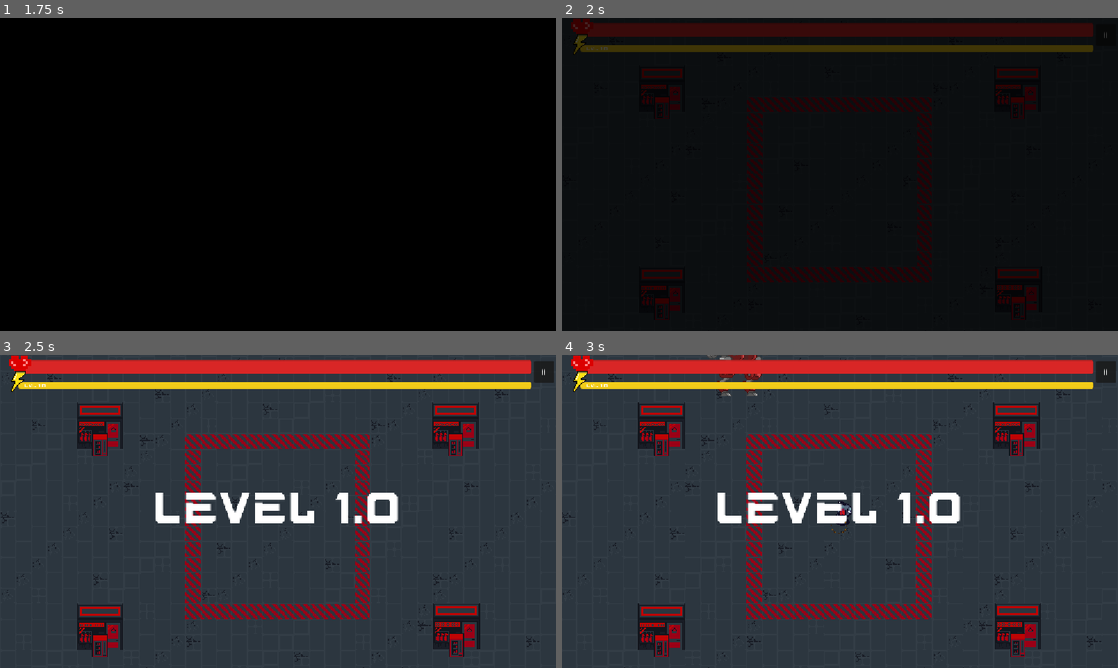
Above: before the commit, frames 1-4 (two rows, left to right).
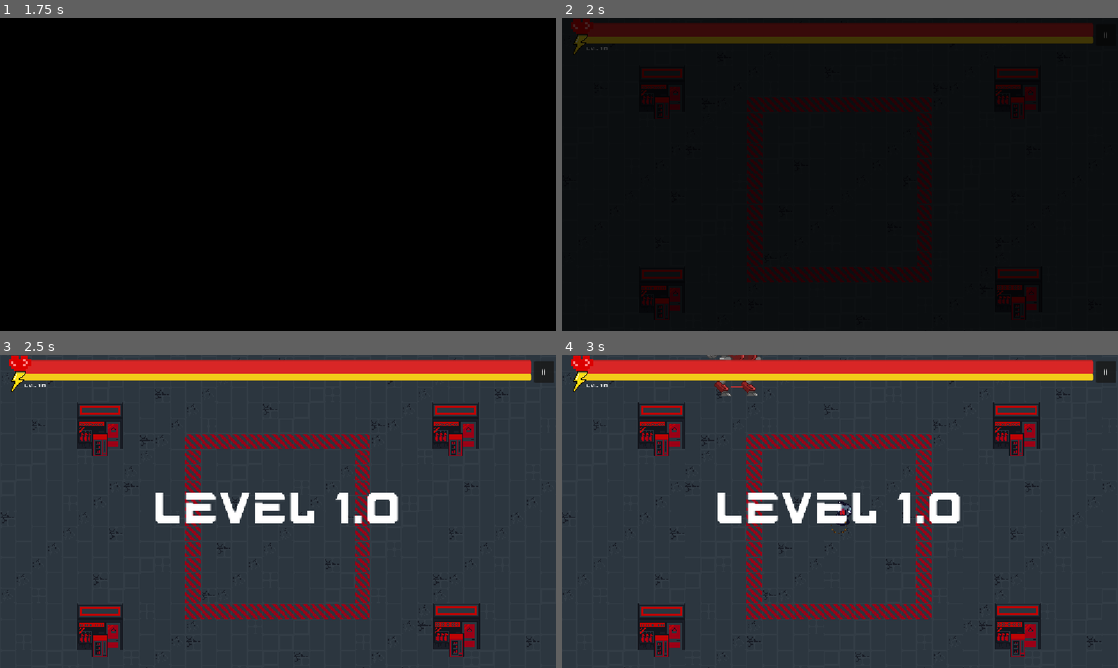
Above: after the commit, the same moments.

Repository: Oncomito/BBArsenal
Game: Godot game, scene res://scenes/ui/splash.tscn
The game is run twice, just before and just after one commit, with the same random seed, the same clock (stepped at 60 frames per second) and the same inputs.
Inputs (mouse positions are in pixels of both pictures, inside the frame that each line leads up to):
- Up to frame 1 (1.75 s): tap Enter (kb_enter) at 0.5 s; move the mouse to (400, 158) at 0.52 s; hold D (player_right) 0.53-1.25 s; hold Enter (kb_enter) 0.53-1.25 s; click "Start" at 1.25 s
- Up to frame 2 (2 s): no input
- Up to frame 3 (2.5 s): move the mouse to (166, 527) at 2.02 s; hold S (player_down) from 2.03 s (still down); tap Shift (player_dash) at 2.1 s
- Up to frame 4 (3 s): move the mouse to (895, 442) at 2.77 s; release S (player_down) at 2.78 s; press the mouse at (895, 442) at 2.78 s; hold D (player_right) from 2.78 s (still down)

Frame 1 is identical in both runs. In frame 2, 4.1% of the frame differs, in the area x 3-96%, y 6-11%; in frame 3, 4.1%; in frame 4, 4.1%.

Commit message:
HUD

Diff:
--- a/scenes/ui/hud.tscn
+++ b/scenes/ui/hud.tscn
@@ -64,9 +64,9 @@
 [node name="energy" type="ProgressBar" parent="." unique_id=931576718]
 layout_mode = 0
 offset_left = 38.0
-offset_top = 56.0
+offset_top = 39.0
 offset_right = 1101.0
-offset_bottom = 70.0
+offset_bottom = 53.0
 mouse_filter = 2
 theme_override_styles/background = SubResource("StyleBoxFlat_energy_bg")
 theme_override_styles/fill = SubResource("StyleBoxFlat_energy_fill")
